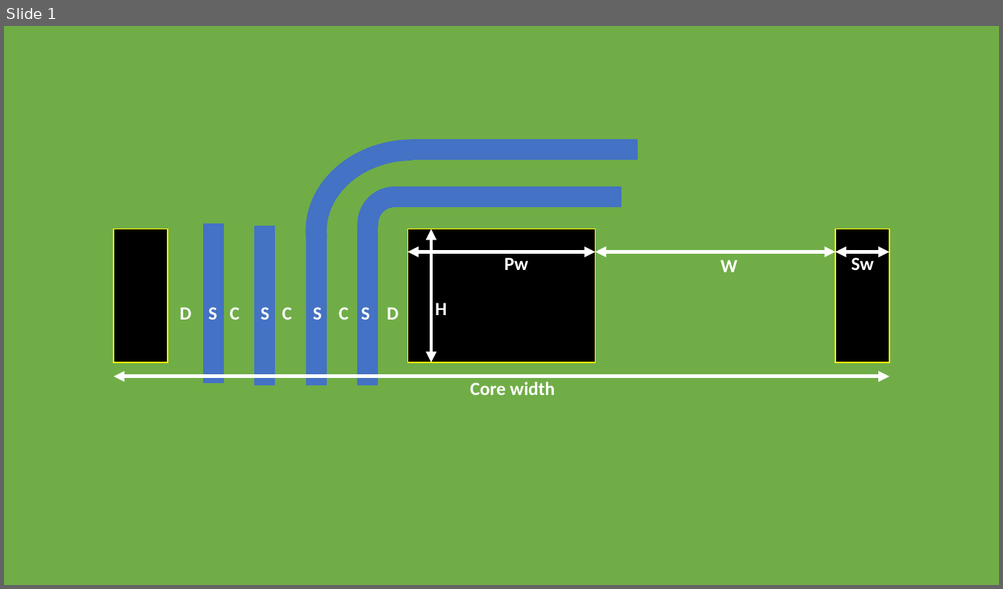
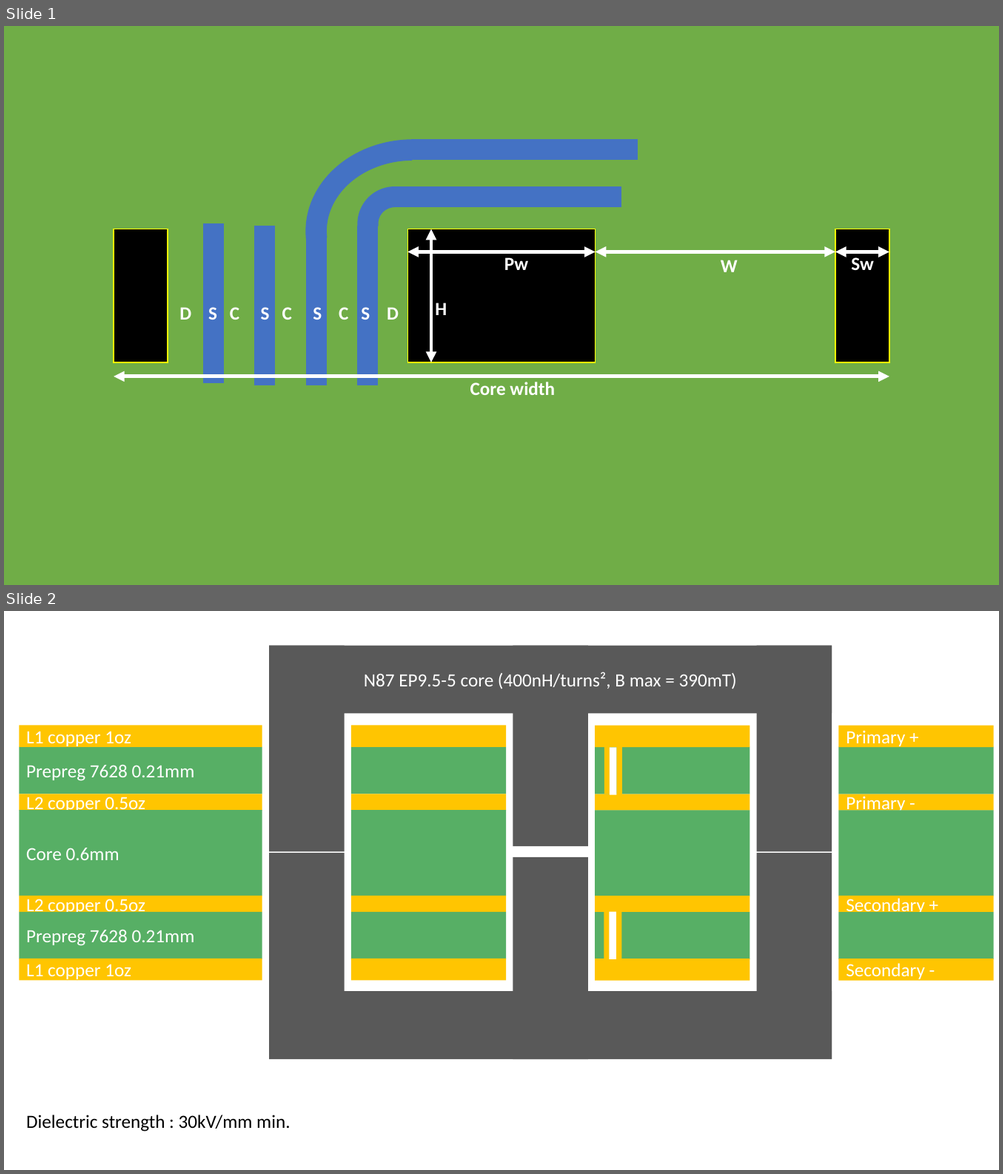
Before and after one commit to reivax-boucoi/PCB_Kicad, a slide deck: Planar_XFMR/Dimensions_labels.pptx. Shown one above the other, each under a label of ours: slide 1 before the commit, slides 1 and 2 after it. The pictures are 1003x589 and 1003x1174 pixels, drawn with LibreOffice and Linux fonts; fonts in the diff are those of the drawing. Boxes give left, top, right and bottom in pixels: in the first picture for what was removed or moved away, otherwise in the second. Text is boxed around its words. In the diff, an @@ line names an element or a change of style, - is before the commit and + after.

```diff
--- a/Planar_XFMR/Dimensions_labels.pptx
+++ b/Planar_XFMR/Dimensions_labels.pptx
@@ slide 2 added at bbox=[4, 611, 999, 1170], background #FFFFFF @@
@@ rectangle added at bbox=[269, 645, 344, 852], fill #595959 @@
@@ rectangle added at bbox=[269, 645, 831, 713], fill #595959, 18 pt, text #FFFFFF @@
+N87 EP9.5-5 core (400nH/turns², B max = 390mT)
@@ rectangle added at bbox=[513, 645, 588, 847], fill #595959 @@
@@ rectangle added at bbox=[757, 645, 832, 852], fill #595959 @@
@@ rectangle added at bbox=[605, 747, 610, 794], fill #FFC501 @@
@@ rectangle added at bbox=[609, 748, 616, 795], fill #FFFFFF @@
@@ rectangle added at bbox=[617, 748, 622, 795], fill #FFC501 @@
@@ rectangle added at bbox=[269, 854, 344, 1060], fill #595959 @@
@@ rectangle added at bbox=[757, 854, 832, 1060], fill #595959 @@
@@ rectangle added at bbox=[513, 857, 588, 1059], fill #595959 @@
@@ rectangle added at bbox=[604, 911, 609, 959], fill #FFC501 @@
@@ rectangle added at bbox=[609, 911, 616, 960], fill #FFFFFF @@
@@ rectangle added at bbox=[616, 911, 621, 959], fill #FFC501 @@
@@ group added at bbox=[19, 725, 262, 980]: 7 rectangles @@
+Prepreg 7628 0.21mm
+L2 copper 0.5oz
+Core 0.6mm
+L1 copper 1oz
+L2 copper 0.5oz
+Prepreg 7628 0.21mm
+L1 copper 1oz
@@ group added at bbox=[351, 725, 506, 980]: 7 rectangles @@
@@ group added at bbox=[595, 725, 750, 980]: 7 rectangles @@
@@ group added at bbox=[839, 725, 994, 980]: 7 rectangles @@
+Primary -
+Primary +
+Secondary +
+Secondary -
@@ rectangle added at bbox=[269, 991, 831, 1059], fill #595959 @@
@@ text added at bbox=[26, 1115, 290, 1132], 18 pt, text #000000 @@
+Dielectric strength : 30kV/mm min.
```
Also in this commit, not shown: 10 other files.
